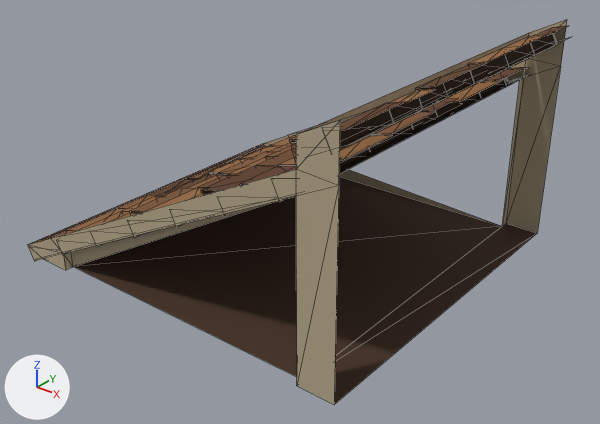
One commit to the glTF model houses/roof-wood.glb: the scene before it, then after it.
Both versions are drawn from a 50 mm lens placed at (1.313, -1.63, 1.119), pointed at (0.046, -0.046, 0.138). The lights are fixed; the arrows at lower left show +X, +Y and +Z. The older version comes first. Mesh edges are drawn as thin lines. Vertices at exactly the same position are counted once.

In view in the first picture: 'roof-wood'.
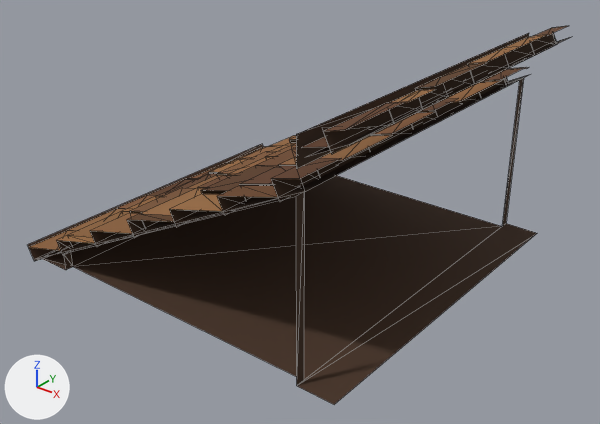
What differs and where, as boxes [x1, y1, x2, y2] in the pictures (600 x 424 px):
```json
{"object": "roof-wood", "change": "reshaped", "before": [28, 20, 570, 404], "after": [28, 26, 570, 404]}
{"part": 1, "of": "me_roof_wood", "change": "deleted", "before": [28, 121, 340, 404], "on screen": "brown"}
{"part": 2, "of": "me_roof_wood", "change": "deleted", "before": [262, 20, 567, 233]}
{"part": 3, "of": "me_roof_wood", "change": "recoloured", "before": [63, 33, 529, 270], "after": [63, 33, 529, 385]}
```

Edits to the scene script, one JSON object a line:
```json
{"block": "me_roof_wood", "where": "# used by ob_roof_wood; location = (0.0, 0.0, 0.0)"}
{"op": "remove", "block": "me_roof_wood", "code": "me_roof_wood.from_pydata(...)  # 424 vertices, 356 faces; spans x -0.567..0.521, y -0.5..0.5, z -0.022..0.626"}
{"op": "add", "block": "me_roof_wood", "code": "me_roof_wood.from_pydata(...)  # 418 vertices, 332 faces; spans x -0.567..0.521, y -0.5..0.5, z -0.022..0.615"}
{"block": "me_roof_wood", "change": "me_roof_wood part 1"}
{"block": "me_roof_wood", "change": "3 vertices are removed from x -0.446..0.5, y -0.5, z 0.083..0.626"}
{"block": "me_roof_wood", "change": "12 faces are deleted"}
{"block": "me_roof_wood", "change": "me_roof_wood part 2"}
{"block": "me_roof_wood", "change": "3 vertices are removed from x -0.446..0.5, y 0.5, z 0.083..0.626"}
{"block": "me_roof_wood", "change": "12 faces are deleted"}
{"block": "me_roof_wood", "change": "me_roof_wood part 3: 10 kept faces spanning x -0.4..0.4, y -0.5..0.5, z 0.0..0.576 get new vertex colours; the middle colour goes from beige #b6a78b to brown #38220d"}
```
